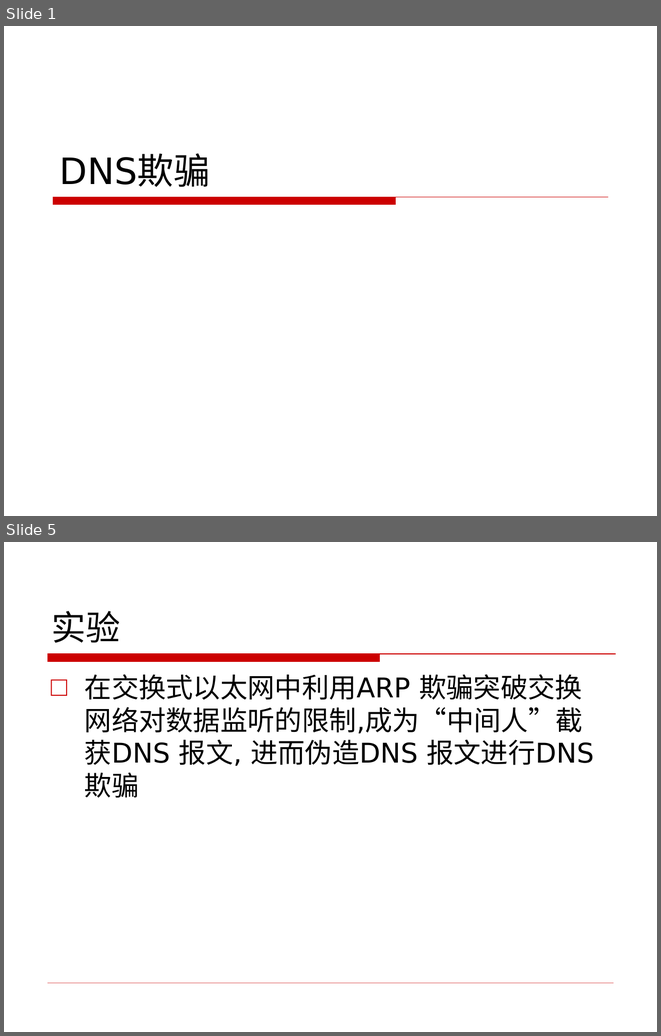
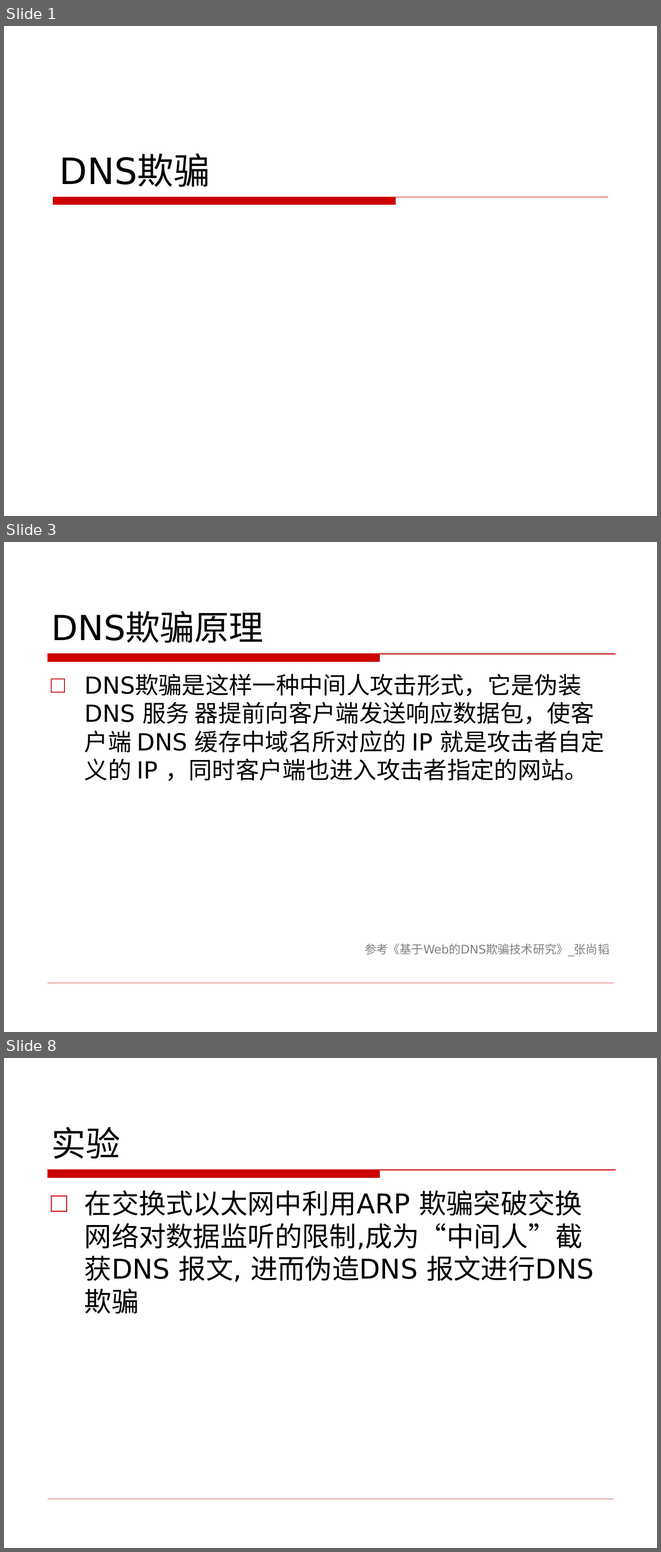
Before and after one commit to CUCCS/ns, a slide deck: 2016-2/MRL_YQY/DNS欺骗.ppt. Shown one above the other, each under a label of ours: slides 1 and 5 before the commit, slides 1, 3 and 8 after it; the slides between them are not shown. The pictures are 661x1036 and 661x1552 pixels, drawn with LibreOffice and Linux fonts; fonts in the diff are those of the drawing; background and template pictures are left out. Boxes give left, top, right and bottom in pixels: in the first picture for what was removed or moved away, otherwise in the second. Text is boxed around its words. In the diff, an @@ line names an element or a change of style, - is before the commit and + after.

Commit message:
1028-DNS欺骗PPT更新
添加了参考文献备注，补充了一些解释

```diff
--- a/2016-2/MRL_YQY/DNS欺骗.ppt
+++ b/2016-2/MRL_YQY/DNS欺骗.ppt
@@ slide 3 added at (4, 542, 657, 1032), background picture (left out); not listed: 2 template elements that a slide beside it also shows @@
@@ title added at (51, 612, 263, 643), 38 pt, text #000000 @@
+DNS欺骗原理
@@ text added at (85, 675, 609, 956), 25.9 pt, text #000000 @@
+□ DNS欺骗是这样一种中间人攻击形式，它是伪装 DNS 服务 器提前向客户端发送响应数据包，使客户端 DNS 缓存中域名所对应的 IP 就是攻击者自定义的 IP ，同时客户端也进入攻击者指定的网站。
+参考《基于Web的DNS欺骗技术研究》_张尚韬
@@ what was slide 5 is now slide 8 @@
```
Also in this commit, not shown: 3 slides changed, 6 other slides added, 1 slide removed.
